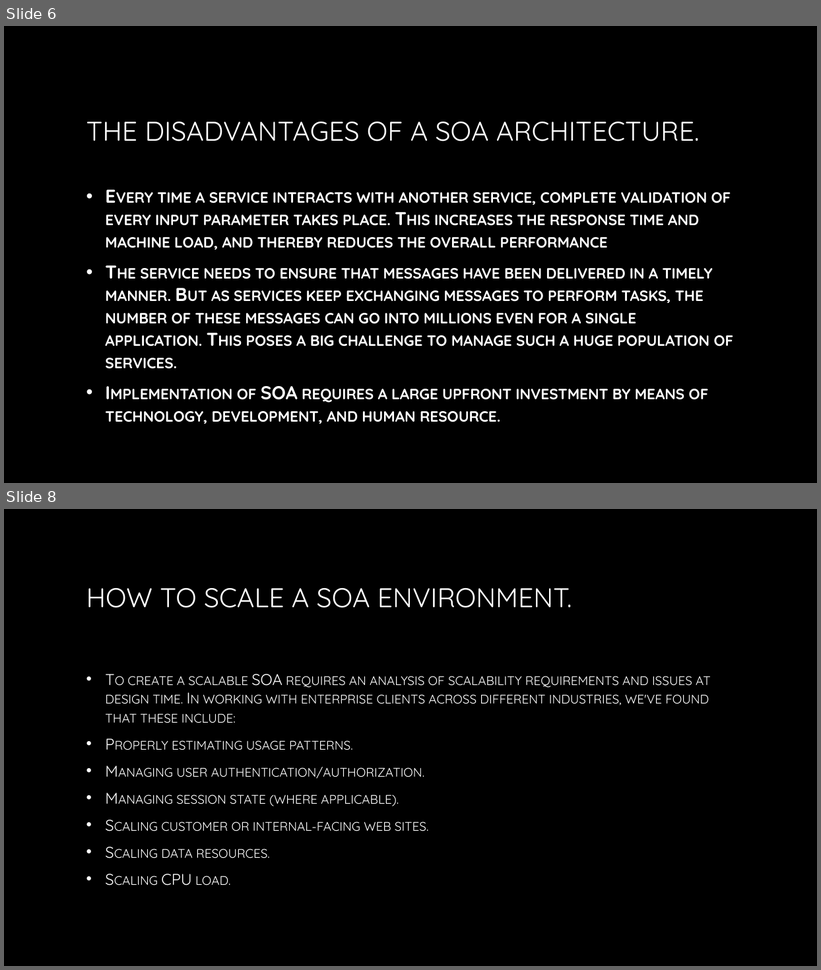
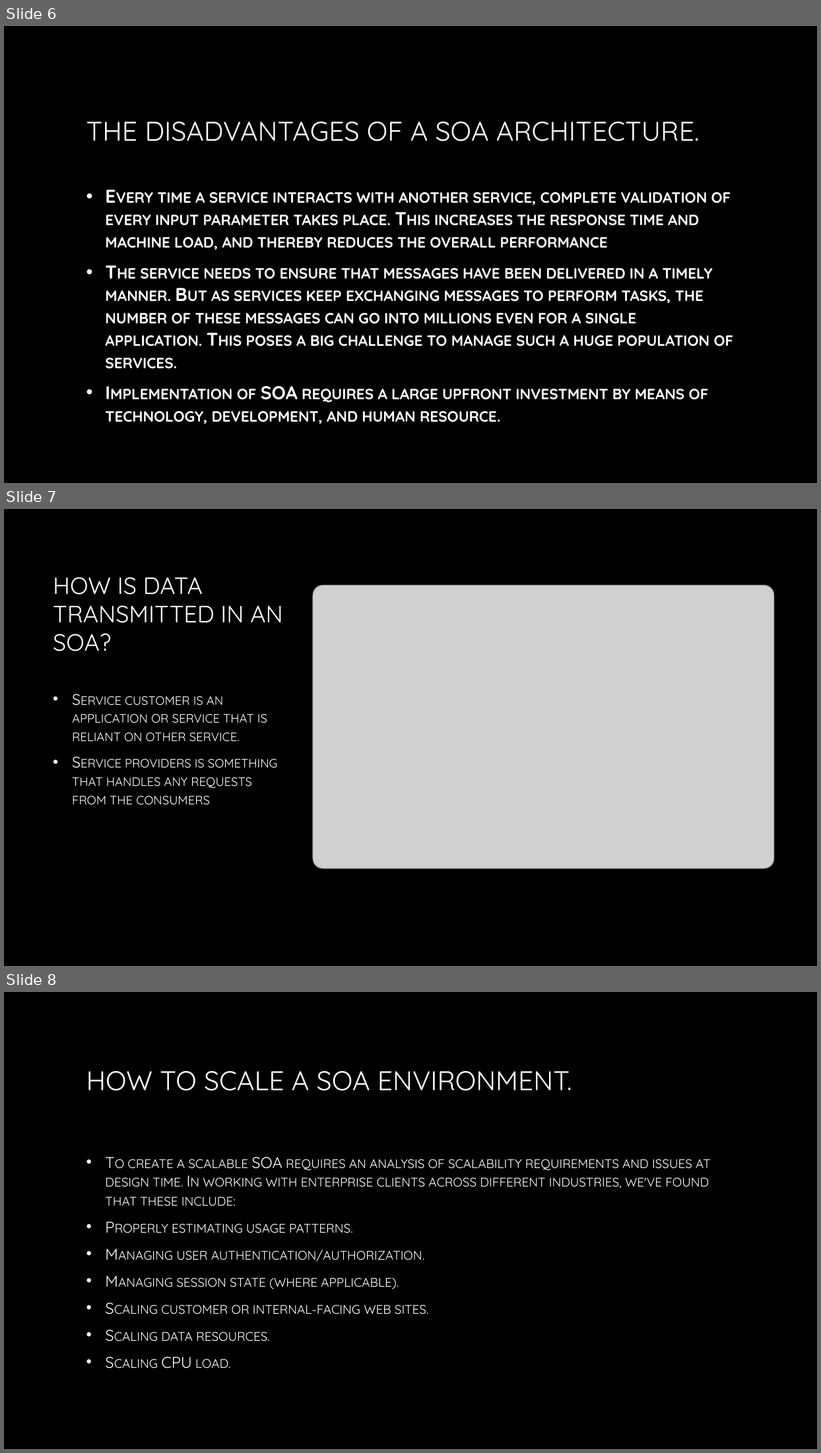
Before and after one commit to wthomason/web-420, a slide deck: week-7/thomason-presentation-7.2.pptx. Shown one above the other, each under a label of ours: slides 6 and 8 before the commit, slides 6, 7 and 8 after it; the slides between them are not shown. The pictures are 821x970 and 821x1453 pixels, drawn with LibreOffice and Linux fonts; fonts in the diff are those of the drawing; grey boxes stand for pictures; background and template pictures are left out. Boxes give left, top, right and bottom in pixels: in the first picture for what was removed or moved away, otherwise in the second. Text is boxed around its words. In the diff, an @@ line names an element or a change of style, - is before the commit and + after.

```diff
--- a/week-7/thomason-presentation-7.2.pptx
+++ b/week-7/thomason-presentation-7.2.pptx
@@ slide 7 added at <box>4,509,817,966</box>, background picture (left out) @@
@@ title added at <box>53,577,283,652</box>, 28 pt, text gradient #FFFFFF to #A6A6A6 @@
+HOW IS DATA TRANSMITTED IN AN SOA?
@@ picture added at <box>313,586,774,869</box> @@
@@ text added at <box>72,696,278,805</box>, 18 pt, text gradient #FFFFFF to #BFBFBF, small capitals @@
+• Service customer is an application or service that is reliant on other service.
+• Service providers is something that handles any requests from the consumers
```
Also in this commit, not shown: 1 slide removed, 3 other files.
